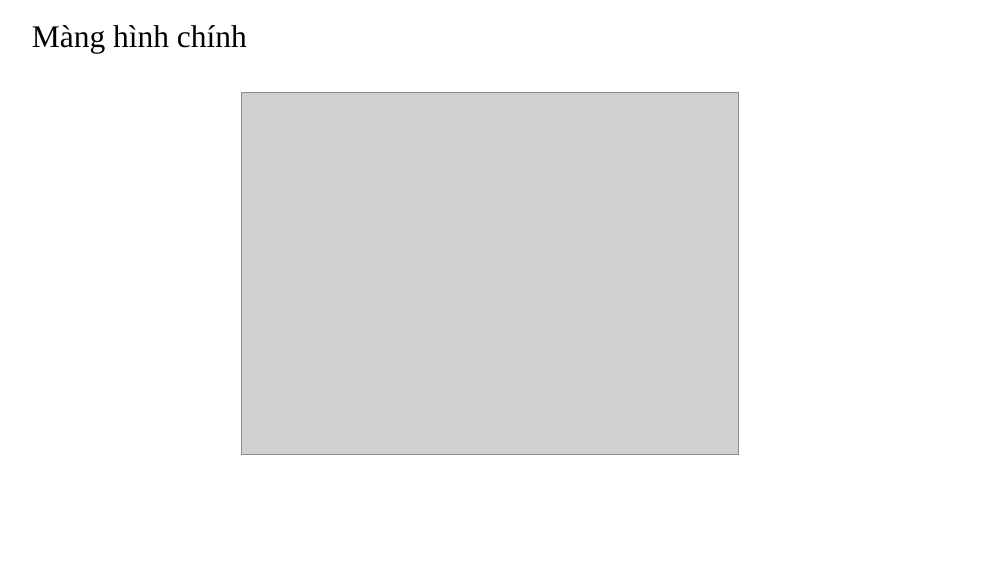
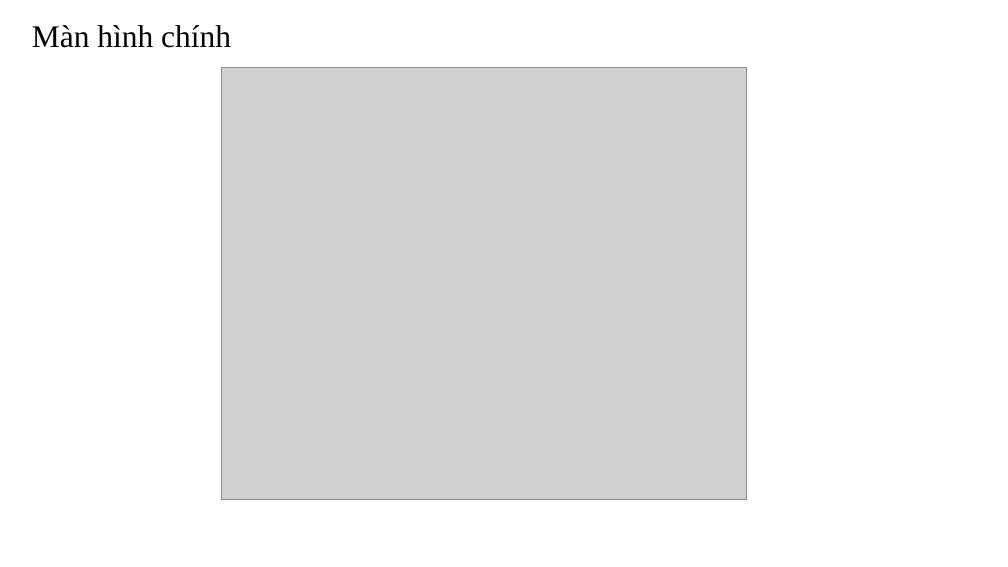
Before and after one commit to aokidai/androidcuoiki, a slide deck: slide 38 of bcck.pptx (slide 27 before the commit). Drawn at 1008x567 pixels with LibreOffice and Linux fonts; fonts in the diff are those of the drawing; grey boxes stand for pictures. Boxes give left, top, right and bottom in pixels: in the first picture for what was removed or moved away, otherwise in the second. Text is boxed around its words. In the diff, an @@ line names an element or a change of style, - is before the commit and + after.

```diff
--- a/bcck.pptx
+++ b/bcck.pptx
@@ text at [32,25,231,48]: text changed @@
-Màng hình chính
+Màn hình chính
@@ picture: place and size @@
-picture at [241,92,739,454]
+picture at [222,67,746,500]
```
Also in this commit, not shown: 19 slides added, 1 slide removed, 16 other files.
